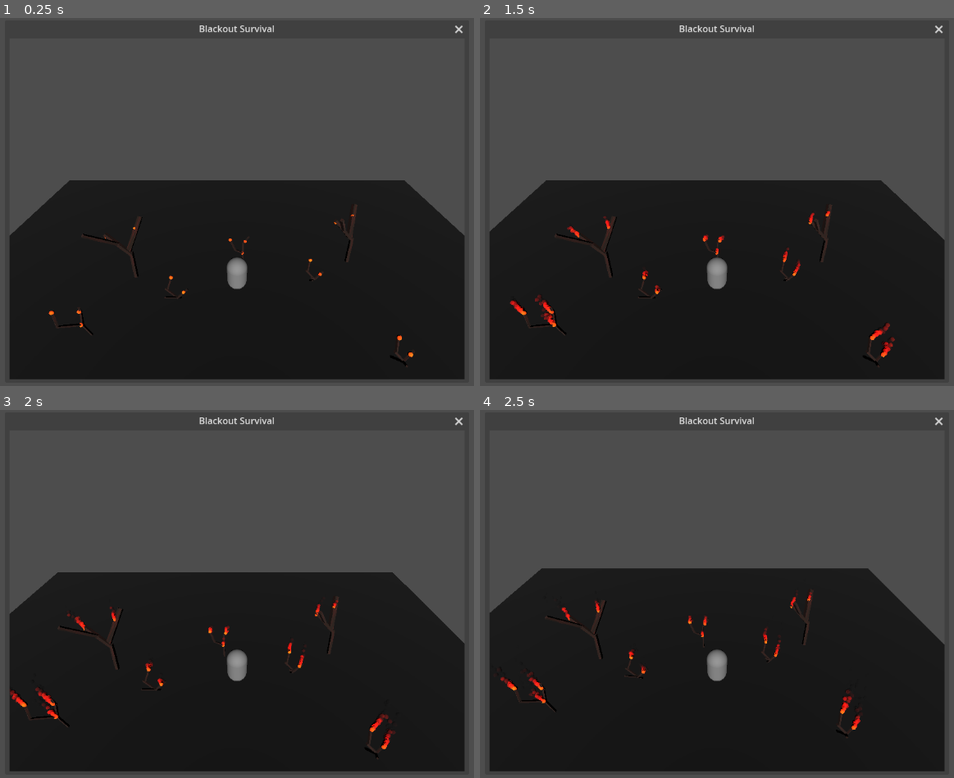
Above: before the commit, frames 1-4 (two rows, left to right).
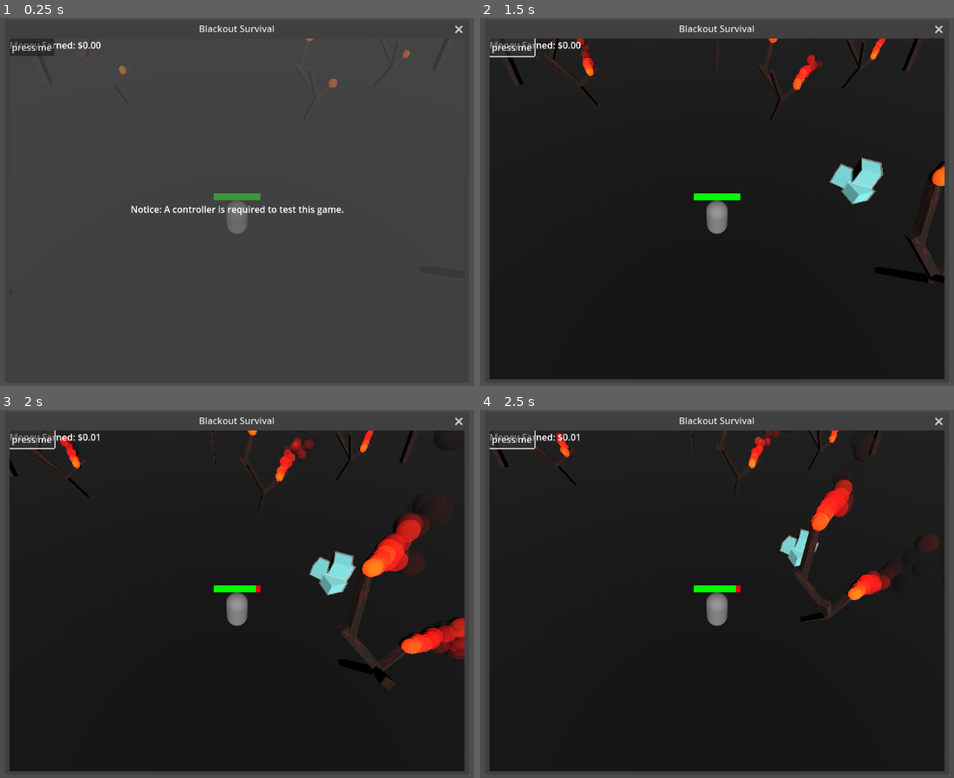
Above: after the commit, the same moments.

Repository: zsmitty2020/SSUFamJam25
Game: Godot game, scene res://Windows/GameTester/blackout_survival.tscn
The game is run twice, just before and just after one commit, with the same random seed, the same clock (stepped at 60 frames per second) and the same inputs. This scene is started directly instead of the project's main scene.
Inputs (mouse positions are in pixels of both pictures, inside the frame that each line leads up to):
- Up to frame 1 (0.25 s): no input
- Up to frame 2 (1.5 s): click (513, 47) at 0.5 s, where only the run after the commit has a clickable "press me"; tap Enter at 1.25 s; hold D (blackoutRight) from 1.28 s (still down)
- Up to frame 3 (2 s): keep holding D (blackoutRight); tap Space (flappy_fly_jump) at 1.52, 1.82 s
- Up to frame 4 (2.5 s): release D (blackoutRight) at 2.03 s; hold S (blackoutDown) from 2.03 s (still down); tap Space (flappy_fly_jump) at 2.27 s

The runs differ from the first frame. In frame 1, 51% of the frame differs, in the area x 2-98%, y 5-99%; in frame 2, 41%; in frame 3, 42%; in frame 4, 40%.

Commit message:
Pushing full done blackout survival

Diff:
--- a/ssu-fam-jam-game-godot-project/Windows/GameTester/GameObjects/IcePile.tscn
+++ b/ssu-fam-jam-game-godot-project/Windows/GameTester/GameObjects/IcePile.tscn
@@ -75,3 +75,6 @@
 transform = Transform3D(1.1296573, 0, 0, 0, 1.1296573, 0, 0, 0, 1.1296573, 0, 0, 0)
 mesh = SubResource("BoxMesh_3sdwb")
 skeleton = NodePath("../../..")
+
+[connection signal="body_entered" from="Area3D" to="." method="_on_area_3d_body_entered"]
+[connection signal="body_exited" from="Area3D" to="." method="_on_area_3d_body_exited"]
--- a/ssu-fam-jam-game-godot-project/Windows/GameTester/GameScripts/blackout_character.gd
+++ b/ssu-fam-jam-game-godot-project/Windows/GameTester/GameScripts/blackout_character.gd
@@ -1,6 +1,11 @@
 extends CharacterBody3D
 
 const SPEED = 5.0
+var playerHealth = 100
+var inIce = false
+
+func _ready():
+	$SubViewport/ProgressBar.value = playerHealth
 
 func _physics_process(delta):
 	# Add the gravity.
@@ -19,3 +24,14 @@
 		velocity.z = move_toward(velocity.z, 0, SPEED)
 
 	move_and_slide()
+
+func _on_timer_timeout():
+	if inIce:
+		playerHealth += 10
+		if playerHealth >= 100:
+			playerHealth = 100
+	else:
+		playerHealth -= 10
+		if playerHealth <= 0:
+			get_tree().get_root().get_node("BlackoutSurvival").endGame()
+	$SubViewport/ProgressBar.value = playerHealth
--- a/ssu-fam-jam-game-godot-project/Windows/GameTester/GameScripts/ice_pile.gd
+++ b/ssu-fam-jam-game-godot-project/Windows/GameTester/GameScripts/ice_pile.gd
@@ -10,3 +10,13 @@
 	$DaIce.set_scale(newVec)
 	if lifetime <= 0:
 		queue_free()
+
+
+
+func _on_area_3d_body_entered(body):
+	if body.is_in_group("blackoutCharacter"):
+		body.inIce = true
+
+func _on_area_3d_body_exited(body):
+	if body.is_in_group("blackoutCharacter"):
+		body.inIce = false
--- a/ssu-fam-jam-game-godot-project/Windows/GameTester/blackout_survival.gd
+++ b/ssu-fam-jam-game-godot-project/Windows/GameTester/blackout_survival.gd
@@ -1,7 +1,65 @@
 extends Window
 
 var preloadIce = preload("res://Windows/GameTester/GameObjects/IcePile.tscn")
+var icetempvar = 0
+var beforeGame = true
+var money = 0.0
+
+func _ready():
+	if not GlobalData.inventory.has("Controller"):
+		$ControllerNotice.show()
+	else:
+		startBlackout()
+
+func _process(_delta):
+	checkController()
+
+func checkController():
+	if beforeGame:
+		$BlackoutSurvivalBaseNode/blackoutCharacter.global_position = Vector3(0,1,0)
+		$BlackoutSurvivalBaseNode/blackoutCharacter.inIce = true
+		if GlobalData.inventory.has("Controller"):
+			startBlackout()
+			beforeGame = false
+
+func startBlackout():
+	$IceSpawner.start(0.1)
+	$BlackoutSurvivalBaseNode/blackoutCharacter.inIce = false
+	$BlackoutSurvivalBaseNode/blackoutCharacter/Timer.start()
+	$ControllerNotice.hide()
+	$MoneyTimer.start()
 
 func spawnIce():
 	var newIce = preloadIce.instantiate()
 	$BlackoutSurvivalBaseNode/IceBox.add_child(newIce)
+	var x = randi_range(-25, 25)
+	var z = randi_range(-25, 25)
+	newIce.global_transform.origin = Vector3(x, 0.25, z)
+
+func endGame():
+	cashOut()
+	queue_free()
+
+func _on_ice_spawner_timeout():
+	if icetempvar <= 5:
+		spawnIce()
+		spawnIce()
+	else:
+		spawnIce()
+	$IceSpawner.start(10)
+
+func addMoney():
+	money += 0.01
+	$MoneyLabel.text = "Money Earned: $" + str(snappedf(money,0.01))
+
+func cashOut():
+	GlobalData.balance += money
+
+
+func _on_money_timer_timeout():
+	addMoney()
+
+
+func _on_button_pressed():
+	#for testing
+	GlobalData.inventory.get_or_add("Controller", 1)
--- a/ssu-fam-jam-game-godot-project/Windows/GameTester/blackout_survival.tscn
+++ b/ssu-fam-jam-game-godot-project/Windows/GameTester/blackout_survival.tscn
@@ -14,11 +14,38 @@
 size = Vector2(100, 100)
 
 [sub_resource type="BoxShape3D" id="BoxShape3D_62ngu"]
-size = Vector3(50, 50, 50)
+size = Vector3(50, 10, 1)
+
+[sub_resource type="BoxShape3D" id="BoxShape3D_qgtr1"]
+size = Vector3(50, 10, 1)
+
+[sub_resource type="BoxShape3D" id="BoxShape3D_ri7xh"]
+size = Vector3(1, 10, 50)
+
+[sub_resource type="BoxShape3D" id="BoxShape3D_lijqi"]
+size = Vector3(1, 10, 50)
+
+[sub_resource type="BoxShape3D" id="BoxShape3D_yyud0"]
+size = Vector3(100, 1, 100)
 
 [sub_resource type="CapsuleShape3D" id="CapsuleShape3D_6o86b"]
 
 [sub_resource type="CapsuleMesh" id="CapsuleMesh_5crbl"]
+
+[sub_resource type="ViewportTexture" id="ViewportTexture_62ngu"]
+viewport_path = NodePath("BlackoutSurvivalBaseNode/blackoutCharacter/SubViewport")
+
+[sub_resource type="StyleBoxFlat" id="StyleBoxFlat_yyud0"]
+bg_color = Color(1, 0, 0.08235294, 1)
+
+[sub_resource type="StyleBoxFlat" id="StyleBoxFlat_qgtr1"]
+bg_color = Color(0, 1, 0, 1)
+
+[sub_resource type="Gradient" id="Gradient_yyud0"]
+colors = PackedColorArray(0.35686275, 0.35686275, 0.35686275, 0.6156863, 0.35686275, 0.35686275, 0.35686275, 0.6156863)
+
+[sub_resource type="GradientTexture2D" id="GradientTexture2D_qgtr1"]
+gradient = SubResource("Gradient_yyud0")
 
 [node name="BlackoutSurvival" type="Window"]
 oversampling_override = 1.0
@@ -74,22 +101,127 @@
 [node name="BurningTree11" parent="BlackoutSurvivalBaseNode/WorldGeometry/Trees" instance=ExtResource("3_62ngu")]
 transform = Transform3D(1, 0, 0, 0, 1, 0, 0, 0, 1, -18.457115, 0, -17.00858)
 
+[node name="BurningTree12" parent="BlackoutSurvivalBaseNode/WorldGeometry/Trees" instance=ExtResource("3_62ngu")]
+transform = Transform3D(1, 0, 0, 0, 1, 0, 0, 0, 1, -9.432846, 0.17046416, 3.400134)
+
+[node name="BurningTree13" parent="BlackoutSurvivalBaseNode/WorldGeometry/Trees" instance=ExtResource("2_7dfcd")]
+transform = Transform3D(1, 0, 0, 0, 1, 0, 0, 0, 1, 8.070211, 0.20648068, 2.2602634)
+
+[node name="BurningTree14" parent="BlackoutSurvivalBaseNode/WorldGeometry/Trees" instance=ExtResource("1_ksrp4")]
+transform = Transform3D(1, 0, 0, 0, 1, 0, 0, 0, 1, 19.842299, 0.11895323, 9.471016)
+
+[node name="BurningTree15" parent="BlackoutSurvivalBaseNode/WorldGeometry/Trees" instance=ExtResource("2_7dfcd")]
+transform = Transform3D(1, 0, 0, 0, 1, 0, 0, 0, 1, 5.329172, 0.20648068, -10.088979)
+
+[node name="BurningTree16" parent="BlackoutSurvivalBaseNode/WorldGeometry/Trees" instance=ExtResource("2_7dfcd")]
+transform = Transform3D(1, 0, 0, 0, 1, 0, 0, 0, 1, -19.606655, 0.20648259, 7.311483)
+
+[node name="BurningTree17" parent="BlackoutSurvivalBaseNode/WorldGeometry/Trees" instance=ExtResource("1_ksrp4")]
+transform = Transform3D(1, 0, 0, 0, 1, 0, 0, 0, 1, -18.555058, 0.118955135, 20.305016)
+
+[node name="BurningTree18" parent="BlackoutSurvivalBaseNode/WorldGeometry/Trees" instance=ExtResource("3_62ngu")]
+transform = Transform3D(1, 0, 0, 0, 1, 0, 0, 0, 1, -11.76306, 0.17046416, 21.442934)
+
 [node name="WorldBoundary" type="StaticBody3D" parent="BlackoutSurvivalBaseNode/WorldGeometry"]
 
-[node name="WorldBoundaryCollision" type="CollisionShape3D" parent="BlackoutSurvivalBaseNode/WorldGeometry/WorldBoundary"]
+[node name="Wall1" type="CollisionShape3D" parent="BlackoutSurvivalBaseNode/WorldGeometry/WorldBoundary"]
+transform = Transform3D(1, 0, 0, 0, 1, 0, 0, 0, 1, 0, 0, 25)
 shape = SubResource("BoxShape3D_62ngu")
 
+[node name="Wall2" type="CollisionShape3D" parent="BlackoutSurvivalBaseNode/WorldGeometry/WorldBoundary"]
+transform = Transform3D(1, 0, 0, 0, 1, 0, 0, 0, 1, 0, 0, -25)
+shape = SubResource("BoxShape3D_qgtr1")
+
+[node name="Wall3" type="CollisionShape3D" parent="BlackoutSurvivalBaseNode/WorldGeometry/WorldBoundary"]
+transform = Transform3D(1, 0, 0, 0, 1, 0, 0, 0, 1, 25, 0, 0)
+shape = SubResource("BoxShape3D_ri7xh")
+
+[node name="Wall4" type="CollisionShape3D" parent="BlackoutSurvivalBaseNode/WorldGeometry/WorldBoundary"]
+transform = Transform3D(1, 0, 0, 0, 1, 0, 0, 0, 1, -25, 0, 0)
+shape = SubResource("BoxShape3D_lijqi")
+
+[node name="StaticBody3D" type="StaticBody3D" parent="BlackoutSurvivalBaseNode/WorldGeometry"]
+
+[node name="CollisionShape3D" type="CollisionShape3D" parent="BlackoutSurvivalBaseNode/WorldGeometry/StaticBody3D"]
+transform = Transform3D(1, 0, 0, 0, 1, 0, 0, 0, 1, 0, -0.38104677, 0)
+shape = SubResource("BoxShape3D_yyud0")
+
 [node name="IceBox" type="Node3D" parent="BlackoutSurvivalBaseNode"]
 
-[node name="blackoutCharacter" type="CharacterBody3D" parent="BlackoutSurvivalBaseNode"]
-transform = Transform3D(1, 0, 0, 0, 1, 0, 0, 0, 1, 0, 11.060394, 0)
+[node name="blackoutCharacter" type="CharacterBody3D" parent="BlackoutSurvivalBaseNode" groups=["blackoutCharacter"]]
+transform = Transform3D(1, 0, 0, 0, 1, 0, 0, 0, 1, 0, 1.6418772, 0)
 script = ExtResource("5_62ngu")
 
+[node name="Timer" type="Timer" parent="BlackoutSurvivalBaseNode/blackoutCharacter"]
+autostart = true
+
 [node name="Camera3D" type="Camera3D" parent="BlackoutSurvivalBaseNode/blackoutCharacter"]
-transform = Transform3D(1, 0, 0, 0, 0.7720019, 0.63562024, 0, -0.63562024, 0.7720019, 0, 9.642914, 6.5886917)
-
-[node name="CollisionShape3D" type="CollisionShape3D" parent="BlackoutSurvivalBaseNode/blackoutCharacter"]
+transform = Transform3D(1, 0, 0, 0, 0.62246, 0.78265166, 0, -0.78265166, 0.62246, 0, 8.394767, 6.161374)
+
+[node name="characterCollision" type="CollisionShape3D" parent="BlackoutSurvivalBaseNode/blackoutCharacter"]
 shape = SubResource("CapsuleShape3D_6o86b")
 
-[node name="MeshInstance3D" type="MeshInstance3D" parent="BlackoutSurvivalBaseNode/blackoutCharacter"]
+[node name="characterMesh" type="MeshInstance3D" parent="BlackoutSurvivalBaseNode/blackoutCharacter"]
 mesh = SubResource("CapsuleMesh_5crbl")
+
+[node name="Sprite3D" type="Sprite3D" parent="BlackoutSurvivalBaseNode/blackoutCharacter"]
+transform = Transform3D(1, 0, 0, 0, 1, 0, 0, 0, 1, 0, 1.4499416, 0)
+billboard = 1
+texture = SubResource("ViewportTexture_62ngu")
+
+[node name="SubViewport" type="SubViewport" parent="BlackoutSurvivalBaseNode/blackoutCharacter"]
+size = Vector2i(196, 27)
+
+[node name="ProgressBar" type="ProgressBar" parent="BlackoutSurvivalBaseNode/blackoutCharacter/SubViewport"]
+offset_right = 196.0
+offset_bottom = 27.0
+theme_override_styles/background = SubResource("StyleBoxFlat_yyud0")
+theme_override_styles/fill = SubResource("StyleBoxFlat_qgtr1")
+value = 100.0
+show_percentage = false
+
+[node name="IceSpawner" type="Timer" parent="."]
+wait_time = 10.0
+autostart = true
+
+[node name="ControllerNotice" type="TextureRect" parent="."]
+anchors_preset = 15
+anchor_right = 1.0
+anchor_bottom = 1.0
+grow_horizontal = 2
+grow_vertical = 2
+texture = SubResource("GradientTexture2D_qgtr1")
+
+[node name="Label" type="Label" parent="ControllerNotice"]
+layout_mode = 1
+anchors_preset = 8
+anchor_left = 0.5
+anchor_top = 0.5
+anchor_right = 0.5
+anchor_bottom = 0.5
+offset_left = -187.5
+offset_top = -11.5
+offset_right = 187.5
+offset_bottom = 11.5
+grow_horizontal = 2
+grow_vertical = 2
+text = "Notice: A controller is required to test this game."
+horizontal_alignment = 1
+vertical_alignment = 1
+
+[node name="MoneyLabel" type="Label" parent="."]
+offset_right = 40.0
+offset_bottom = 23.0
+text = "Money Earned: $0.00"
+
+[node name="MoneyTimer" type="Timer" parent="."]
+
+[node name="Button" type="Button" parent="."]
+offset_right = 8.0
+offset_bottom = 8.0
+text = "press me"
+
+[connection signal="timeout" from="BlackoutSurvivalBaseNode/blackoutCharacter/Timer" to="BlackoutSurvivalBaseNode/blackoutCharacter" method="_on_timer_timeout"]
+[connection signal="timeout" from="IceSpawner" to="." method="_on_ice_spawner_timeout"]
+[connection signal="timeout" from="MoneyTimer" to="." method="_on_money_timer_timeout"]
+[connection signal="pressed" from="Button" to="." method="_on_button_pressed"]
--- a/ssu-fam-jam-game-godot-project/project.godot
+++ b/ssu-fam-jam-game-godot-project/project.godot
@@ -18,6 +18,10 @@
 [autoload]
 
 GlobalData="*res://global_data.gd"
+
+[global_group]
+
+blackoutCharacter=""
 
 [input]
 
Not shown: 1 places in ssu-fam-jam-game-godot-project/Windows/GameTester/blackout_survival.tscn that only renumber resources
